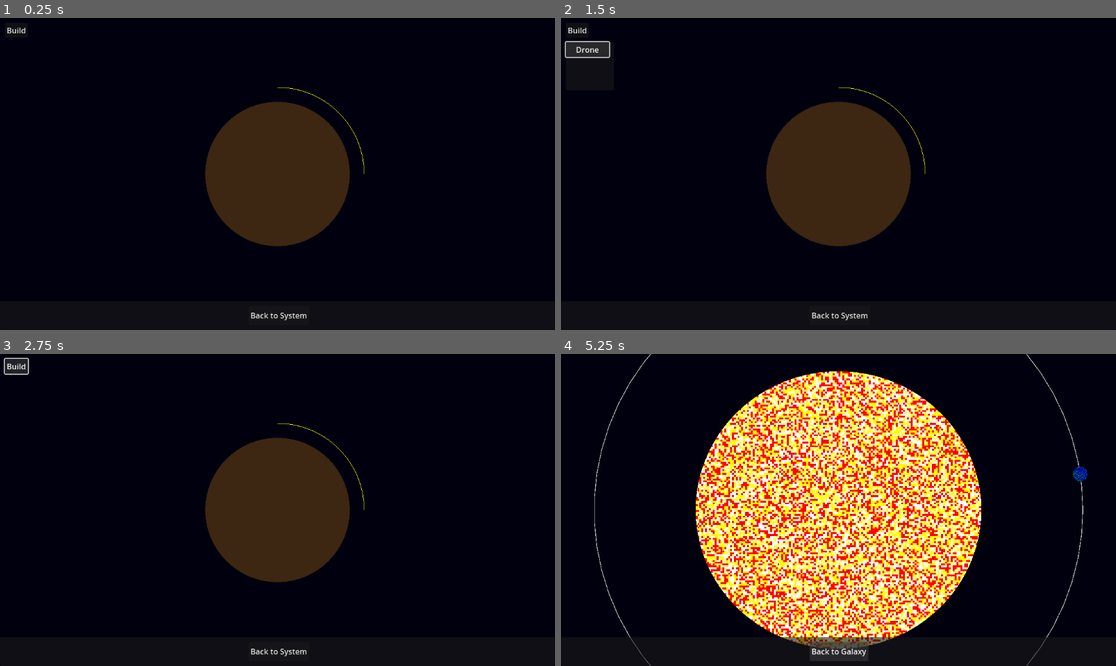
Above: before the commit, frames 1-4 (two rows, left to right).
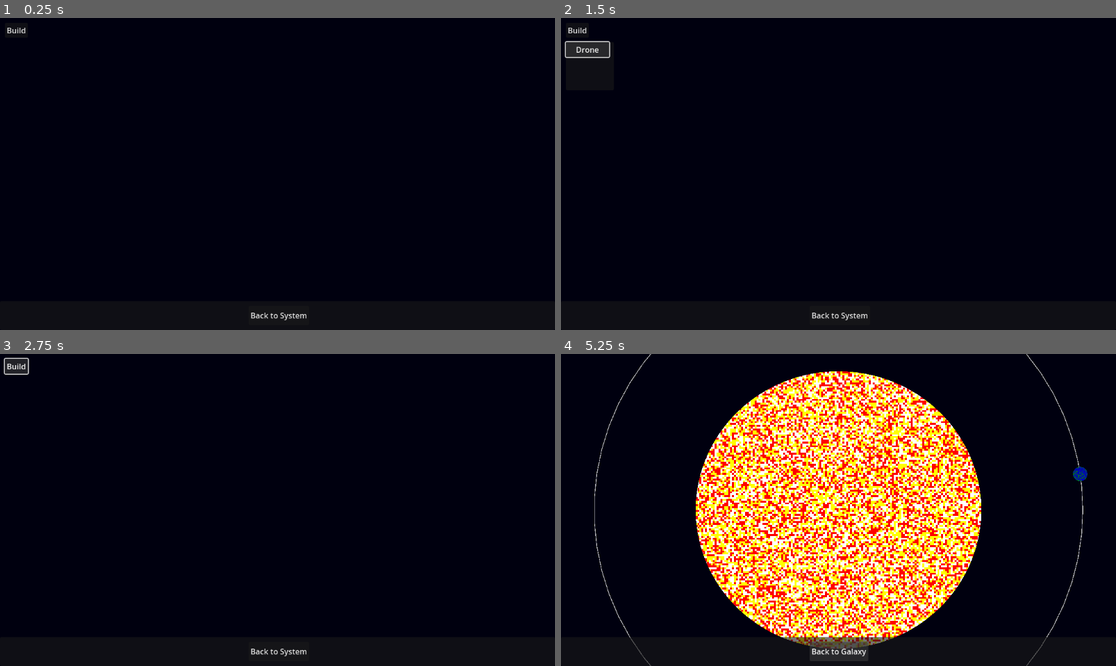
Above: after the commit, the same moments.

Repository: indifferenteye/hegswarm
Game: Godot game, scene res://scenes/space.tscn
Same seed, same stepped clock (60 frames per second), same inputs: the game is played once before the commit and once after it. This scene is started directly instead of the project's main scene.
Inputs:
- Up to frame 1 (0.25 s): no input
- Up to frame 2 (1.5 s): click "Build" at 0.5 s; click "Drone" at 1.25 s
- Up to frame 3 (2.75 s): click "Build" at 2 s
- Up to frame 4 (5.25 s): click "Build" at 2.75 s; click "Drone" at 3.5 s; click "Drone" at 4.25 s; click "Back to System" at 5 s

The runs differ from the first frame. In frame 1, 9.5% of the frame differs, in the area x 36-66%, y 22-74%; in frame 2, 9.5%; in frame 3, 9.5%; in frame 4, nothing differs.

Commit message:
Make drones create clusters when needed

Diff:
--- a/scripts/entities/drone_blueprint.gd
+++ b/scripts/entities/drone_blueprint.gd
@@ -4,6 +4,7 @@
 ## and the value is the amount needed.
 @export var required_materials: Dictionary = {"iron": 5}
 @export var drone_scene: PackedScene = preload("res://assets/drones/space_drone.tscn")
+@export var cluster_scene: PackedScene
 
 var current_materials: Dictionary = {}
 
@@ -35,6 +36,8 @@
     d.global_position = global_position
     d.scale *= 10
     d.add_to_group("drone")
+    if "cluster_scene" in d:
+        d.cluster_scene = cluster_scene
     queue_free()
 
 func _draw() -> void:
--- a/scripts/entities/space_drone.gd
+++ b/scripts/entities/space_drone.gd
@@ -6,6 +6,7 @@
 @export var mining_rate: float = 1.0
 ## Minimum distance this drone tries to keep from other drones.
 @export var separation_distance: float = 30.0
+@export var cluster_scene: PackedScene
 
 var asteroid_target: Node2D = null
 var manual_destination: Vector2
@@ -81,7 +82,15 @@
     if carried_material == null:
         return false
     if cluster_target == null or not is_instance_valid(cluster_target):
-        cluster_target = _get_nearest_cluster()
+        cluster_target = _get_cluster_with_room()
+        if cluster_target == null:
+            cluster_target = _create_cluster()
+    else:
+        if "stored_amount" in cluster_target and "capacity" in cluster_target:
+            if cluster_target.stored_amount >= cluster_target.capacity:
+                cluster_target = _get_cluster_with_room()
+                if cluster_target == null:
+                    cluster_target = _create_cluster()
     if cluster_target == null:
         return true
     var dist := position.distance_to(cluster_target.global_position)
@@ -116,9 +125,13 @@
 
 func _collect_material(delta: float) -> bool:
     var iron := _get_nearest_material()
-    var cluster := _get_nearest_cluster()
-    if iron == null or cluster == null:
-        return false
+    if iron == null:
+        return false
+    var cluster := _get_cluster_with_room()
+    if cluster == null:
+        cluster = _create_cluster()
+        if cluster == null:
+            return false
     var dist := position.distance_to(iron.global_position)
     if dist > mining_range:
         var dir := (iron.global_position - position).normalized()
@@ -183,3 +196,19 @@
             closest_distance = distance
             closest = c
     return closest
+
+func _get_cluster_with_room() -> Node2D:
+    for c in get_tree().get_nodes_in_group("material_cluster"):
+        if "stored_amount" in c and "capacity" in c:
+            if c.stored_amount < c.capacity:
+                return c
+    return null
+
+func _create_cluster() -> Node2D:
+    if cluster_scene == null:
+        return null
+    var cluster := cluster_scene.instantiate()
+    get_parent().add_child(cluster)
+    cluster.position = Vector2.ZERO
+    cluster.scale *= 10
+    return cluster
--- a/scripts/world/space.gd
+++ b/scripts/world/space.gd
@@ -21,11 +21,7 @@
     var belt_seed := Globals.space_belt_seed
     var key := str(Globals.star_seed) + "_" + str(belt_seed)
 
-    if material_cluster_scene:
-        var cluster := material_cluster_scene.instantiate()
-        add_child(cluster)
-        cluster.position = Vector2.ZERO
-        cluster.scale *= 10
+
 
     BeltManager.apply_offline_progress(self, material_cluster_scene, key)
     for i in range(positions.size()):
@@ -53,6 +49,8 @@
             d.scale *= 10
             d.add_to_group("drone")
             d.set_meta("scene_path", drone_scene.resource_path)
+            if "cluster_scene" in d:
+                d.cluster_scene = material_cluster_scene
         Globals.space_drone_positions = []
     else:
         var counts: Dictionary = Globals.belt_drones.get(key, {})
@@ -67,6 +65,8 @@
                 d.scale *= 10
                 d.add_to_group("drone")
                 d.set_meta("scene_path", scene_path)
+                if "cluster_scene" in d:
+                    d.cluster_scene = material_cluster_scene
 
 
 func _draw() -> void:
@@ -90,6 +90,8 @@
                     add_child(bp)
                     bp.global_position = get_global_mouse_position()
                     bp.scale *= 10
+                    if "cluster_scene" in bp:
+                        bp.cluster_scene = material_cluster_scene
                 return
             elif event.button_index == MOUSE_BUTTON_RIGHT and event.pressed:
                 build_mode = ""
